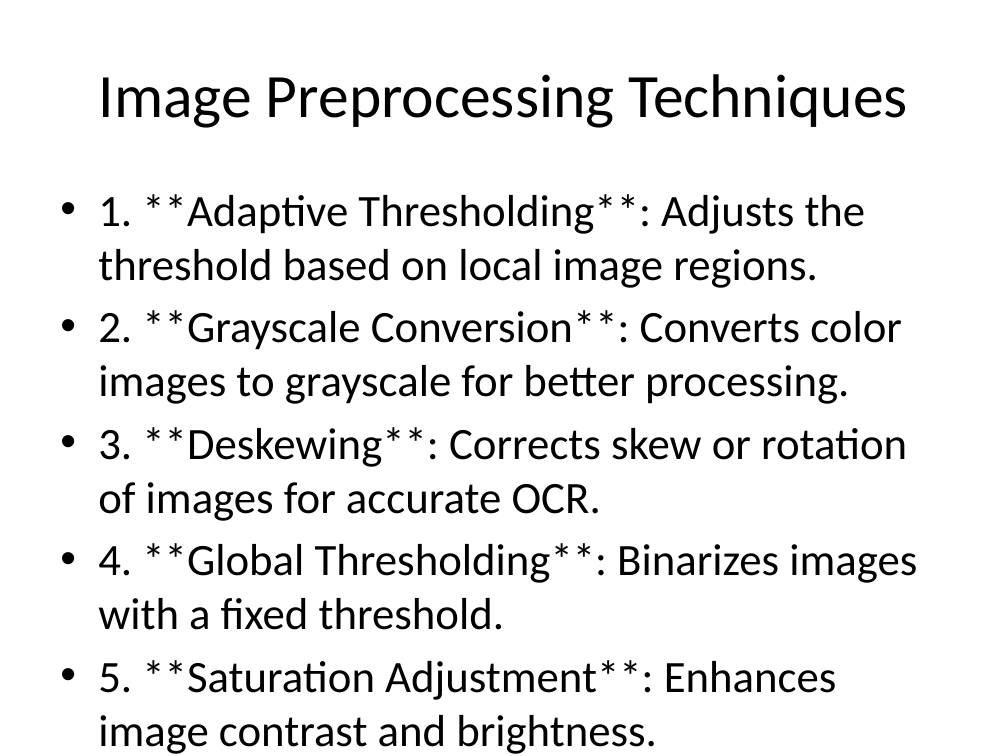
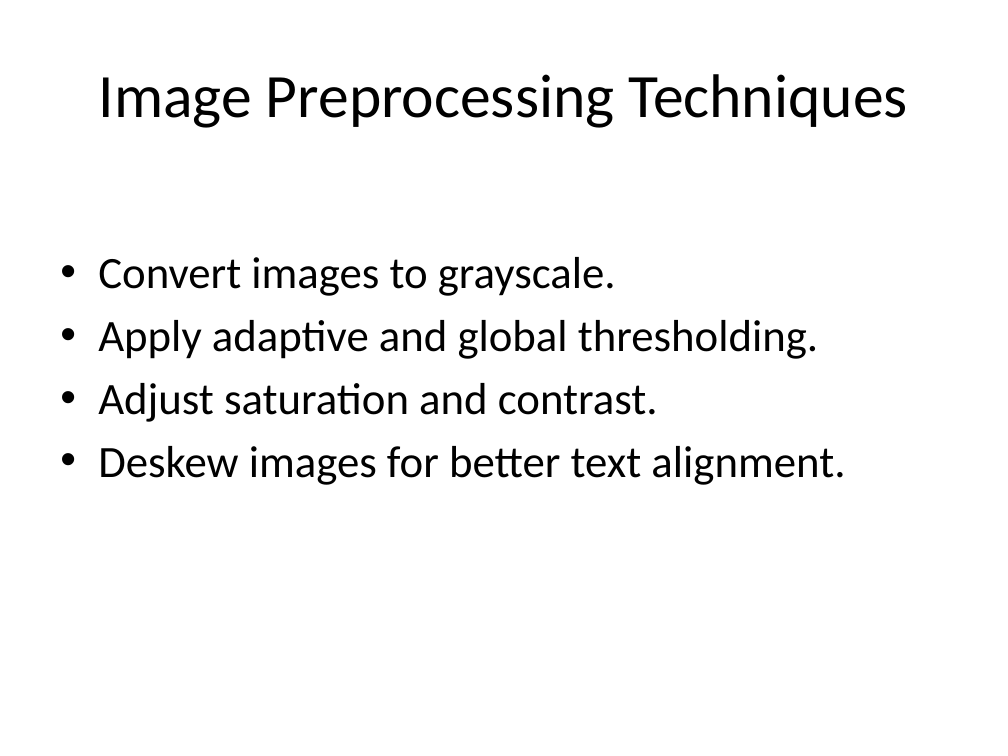
Before and after one commit to Taibaz-Pathan/ocr-techtitans, a slide deck: slide 3 of Documentation/OCR_TechTitans.pptx. Drawn at 1008x756 pixels with LibreOffice and Linux fonts; fonts in the diff are those of the drawing. Boxes give left, top, right and bottom in pixels: in the first picture for what was removed or moved away, otherwise in the second. Text is boxed around its words. In the diff, an @@ line names an element or a change of style, - is before the commit and + after.

```diff
--- a/Documentation/OCR_TechTitans.pptx
+++ b/Documentation/OCR_TechTitans.pptx
@@ text at (98,257,845,485): text changed @@
-• 1. **Adaptive Thresholding**: Adjusts the threshold based on local image regions.
-• 2. **Grayscale Conversion**: Converts color images to grayscale for better processing.
-• 3. **Deskewing**: Corrects skew or rotation of images for accurate OCR.
-• 4. **Global Thresholding**: Binarizes images with a fixed threshold.
-• 5. **Saturation Adjustment**: Enhances image contrast and brightness.
+• Convert images to grayscale.
+• Apply adaptive and global thresholding.
+• Adjust saturation and contrast.
+• Deskew images for better text alignment.
```
Also in this commit, not shown: 5 other slides changed, 2 slides added, 5 slides removed, 10 other files.
